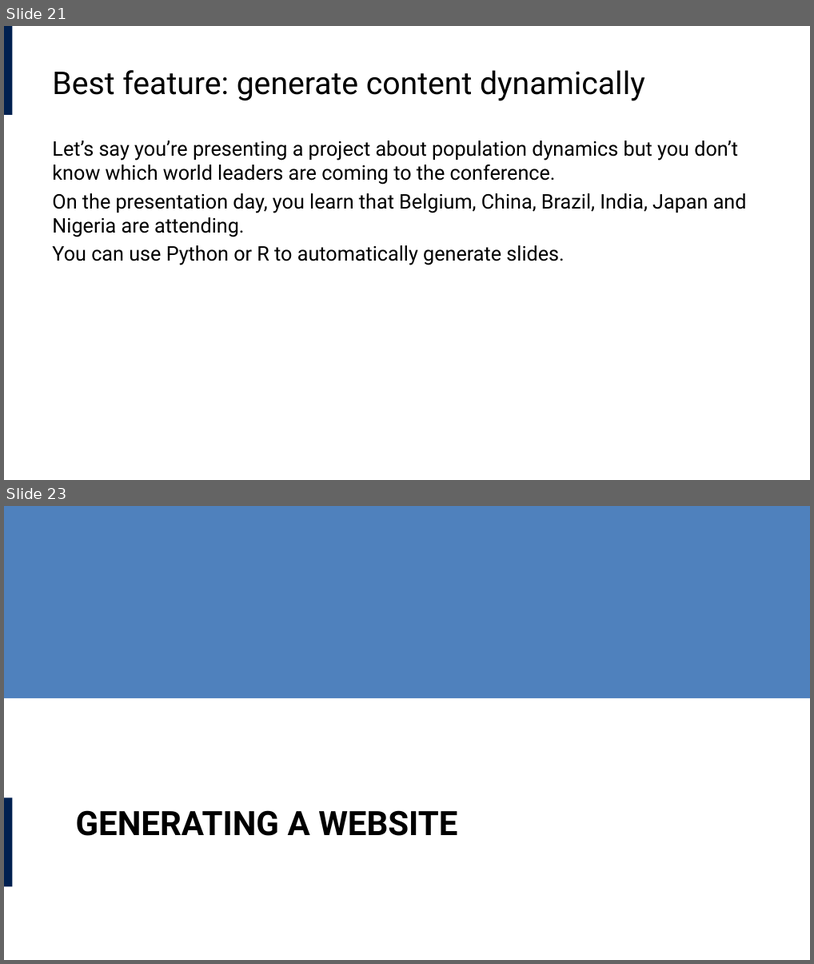
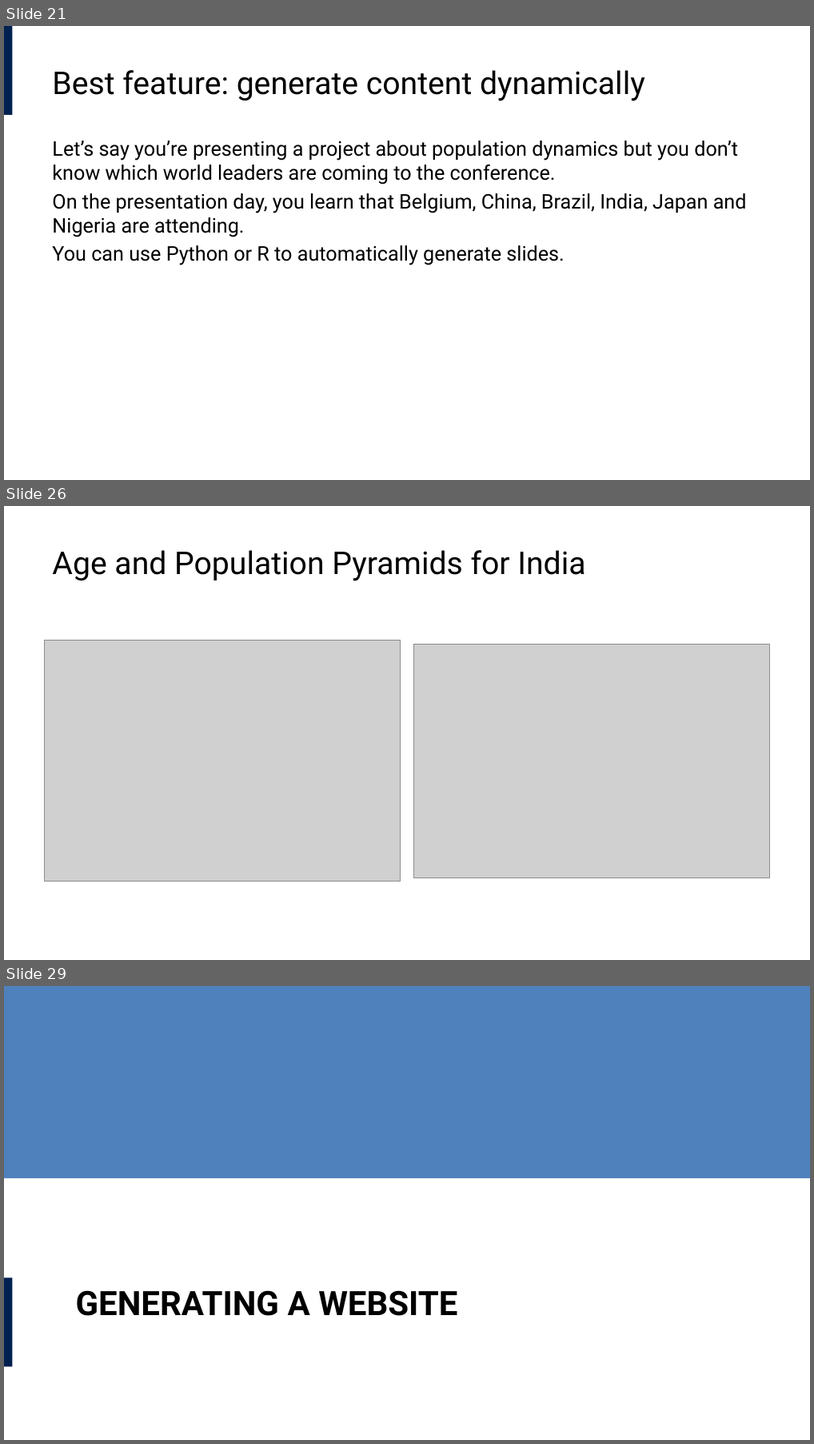
Before and after one commit to lucas-a-meyer/using-quarto, a slide deck: docs/presentation.pptx. Shown one above the other, each under a label of ours: slides 21 and 23 before the commit, slides 21, 26 and 29 after it; the slides between them are not shown. The pictures are 814x964 and 814x1444 pixels, drawn with LibreOffice and Linux fonts; fonts in the diff are those of the drawing; grey boxes stand for pictures. Boxes give left, top, right and bottom in pixels: in the first picture for what was removed or moved away, otherwise in the second. Text is boxed around its words. In the diff, an @@ line names an element or a change of style, - is before the commit and + after.

```diff
--- a/docs/presentation.pptx
+++ b/docs/presentation.pptx
@@ slide 26 added at (x1=4, y1=506, x2=810, y2=960), background #FFFFFF @@
@@ title added at (x1=52, y1=550, x2=586, y2=581), 28 pt, text #000000 @@
+Age and Population Pyramids for India
@@ picture added at (x1=44, y1=640, x2=401, y2=882) @@
@@ picture added at (x1=414, y1=644, x2=770, y2=878) @@
@@ what was slide 23 is now slide 29 @@
```
Also in this commit, not shown: 1 slide changed, 5 other slides added, 12 other files.
